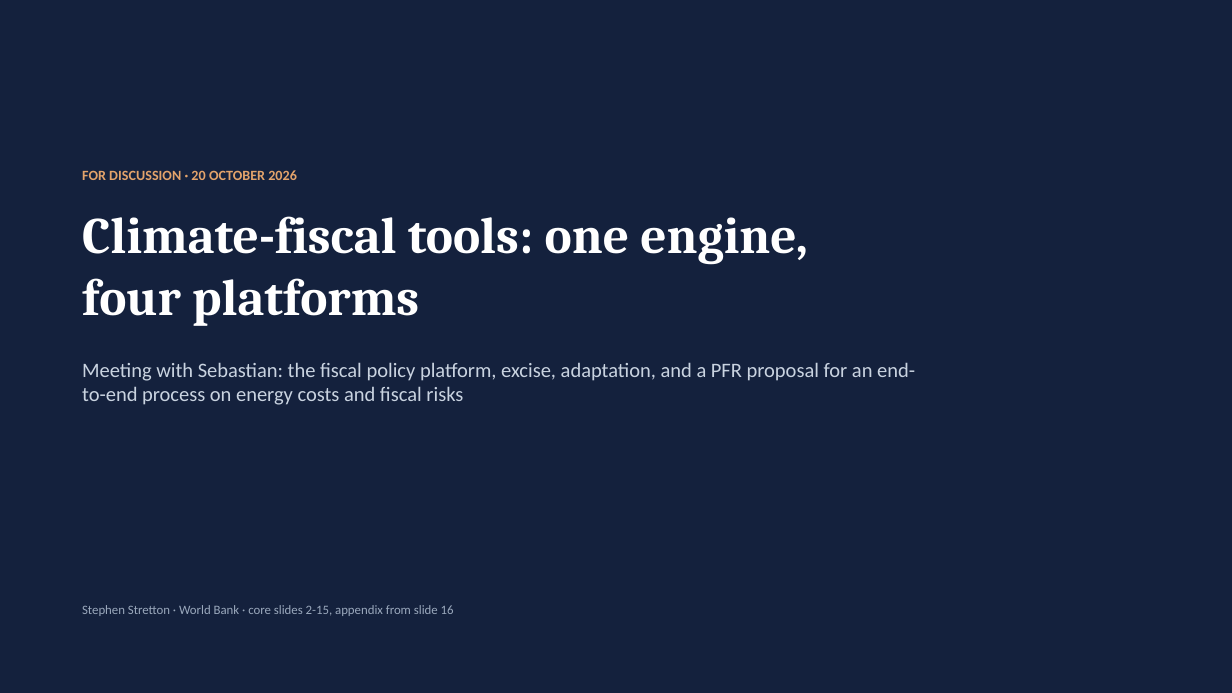
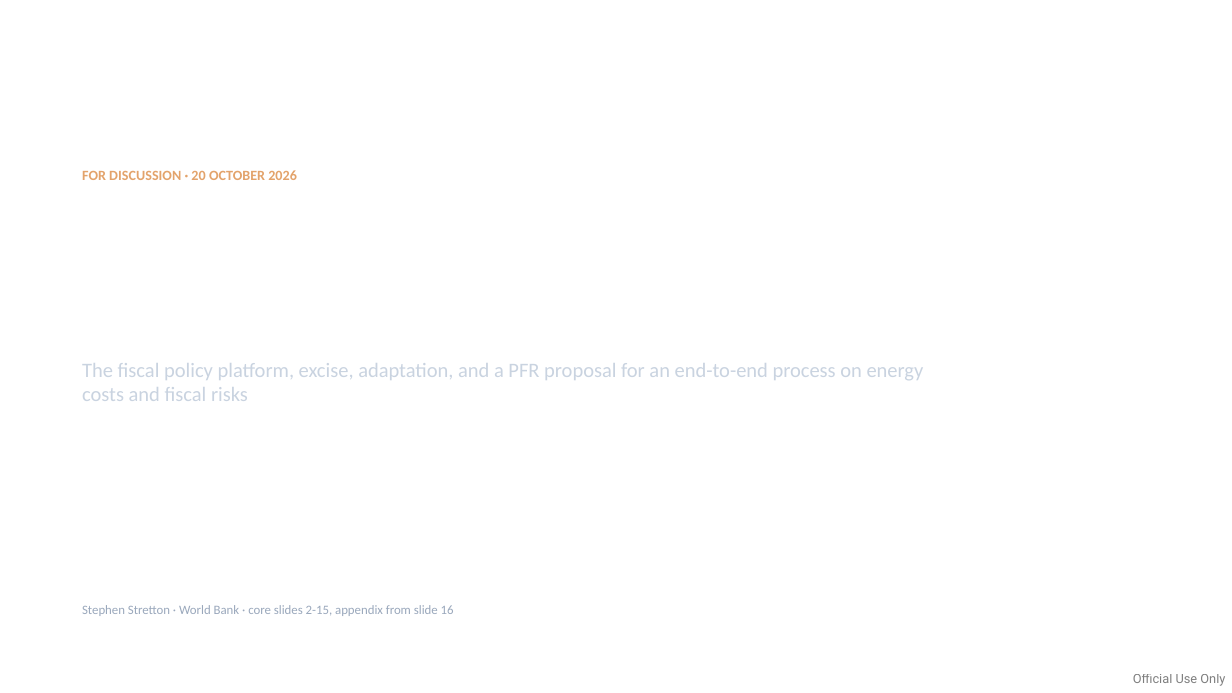
Before and after one commit to cpmodel/new-ai-tools, a slide deck: slide 7 of Presentations/Sebastian-2026-10-20/Sebastian-Platforms-v2.pptx (slide 1 before the commit). Drawn at 1232x693 pixels with LibreOffice and Linux fonts; fonts in the diff are those of the drawing. Boxes give left, top, right and bottom in pixels: in the first picture for what was removed or moved away, otherwise in the second. Text is boxed around its words. In the diff, an @@ line names an element or a change of style, - is before the commit and + after.

```diff
--- a/Presentations/Sebastian-2026-10-20/Sebastian-Platforms-v2.pptx
+++ b/Presentations/Sebastian-2026-10-20/Sebastian-Platforms-v2.pptx
@@ background #14213D to #FFFFFF @@
@@ text removed at box(82, 216, 808, 326) @@
-Climate-fiscal tools: one engine, four platforms
@@ text at box(82, 363, 924, 401): text changed @@
-Meeting with Sebastian: the fiscal policy platform, excise, adaptation, and a PFR proposal for an end-to-end process on energy costs and fiscal risks
+The fiscal policy platform, excise, adaptation, and a PFR proposal for an end-to-end process on energy costs and fiscal risks
@@ text added at box(1133, 674, 1225, 686), 10 pt, text #000000 at 50% opacity @@
+Official Use Only
```
Also in this commit, not shown: 64 other slides changed, 6 slides added, 4 other files.
